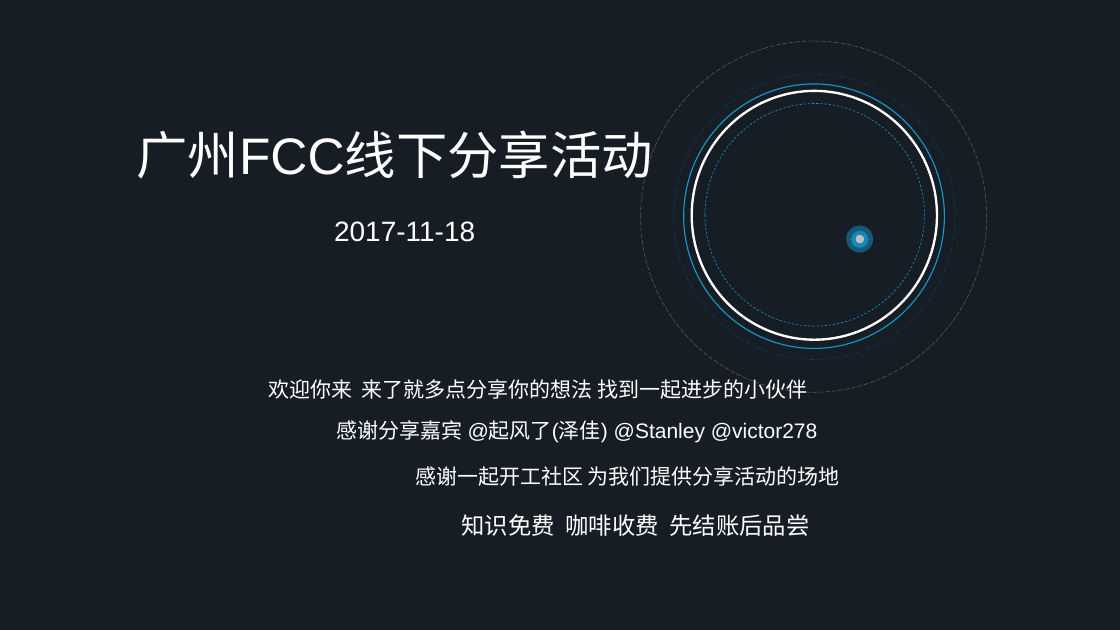
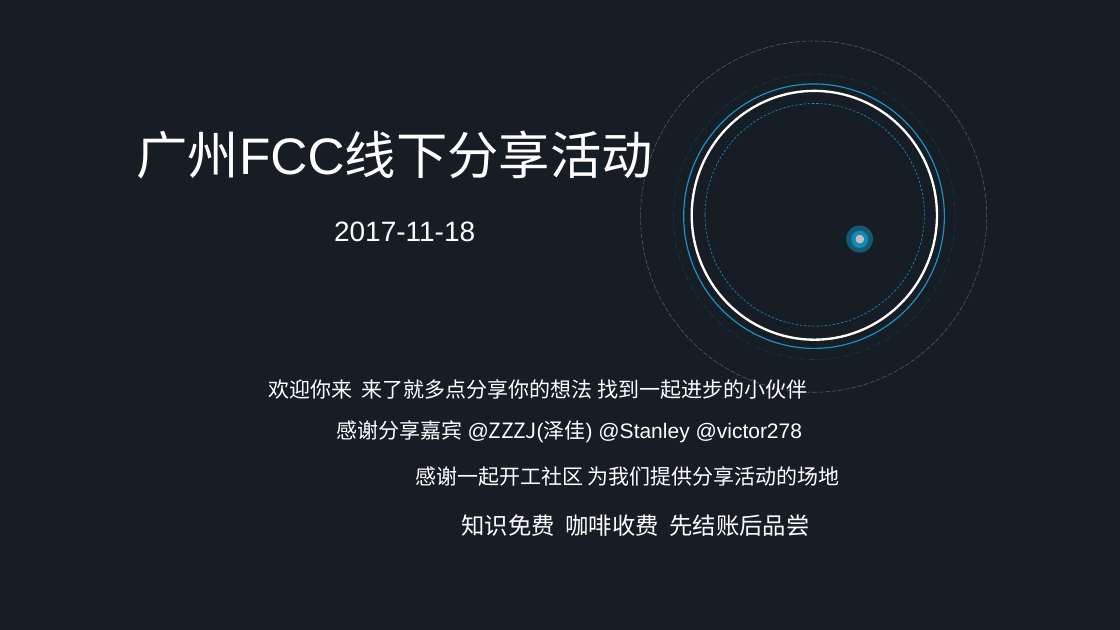
Before and after one commit to ceciliacheng/freecodecamp_projects, a slide deck: slide 1 of meetup/FCC_GZ_18th_Nov.pptx. Drawn at 1120x630 pixels with LibreOffice and Linux fonts; fonts in the diff are those of the drawing; background and template pictures are left out. Boxes give left, top, right and bottom in pixels: in the first picture for what was removed or moved away, otherwise in the second. Text is boxed around its words. In the diff, an @@ line names an element or a change of style, - is before the commit and + after.

Commit message:
编辑PPT
上传活动PPT，key版本备份，增加嘉宾介绍+泽佳的分享+QA环节

```diff
--- a/meetup/FCC_GZ_18th_Nov.pptx
+++ b/meetup/FCC_GZ_18th_Nov.pptx
@@ text at box(337, 420, 802, 442): text changed @@
-感谢分享嘉宾 @起风了(泽佳) @Stanley @victor278
+感谢分享嘉宾 @ZZZJ(泽佳) @Stanley @victor278
```
Also in this commit, not shown: 1 other slide changed, 7 slides added, 3 slides removed, 5 other files.
